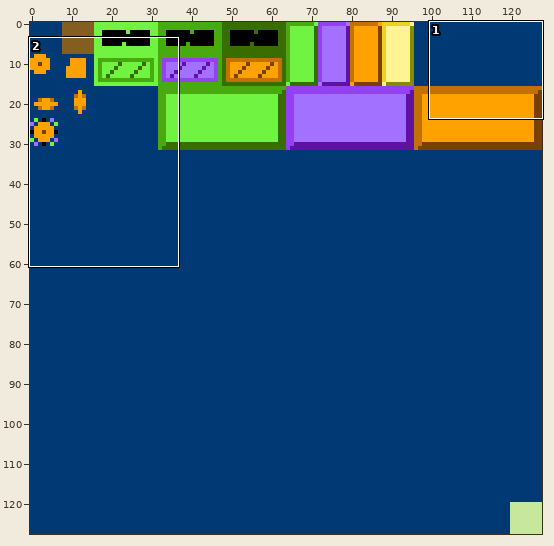
Pixel-art file, stored at tiles.aseprite. The picture above shows the old version from afar; the outline marks the close-up.
Close-up. The starting point:
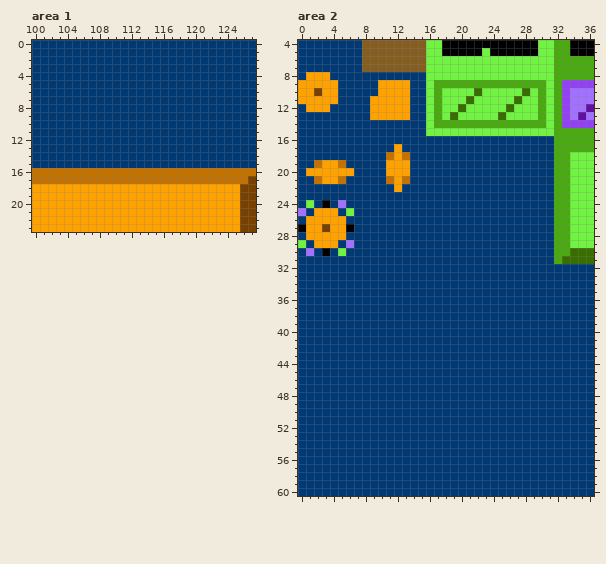
128x128 pixels, 1 frame. Shown: area 1: x 100..127, y 0..23; area 2: x 0..36, y 4..60.
After:
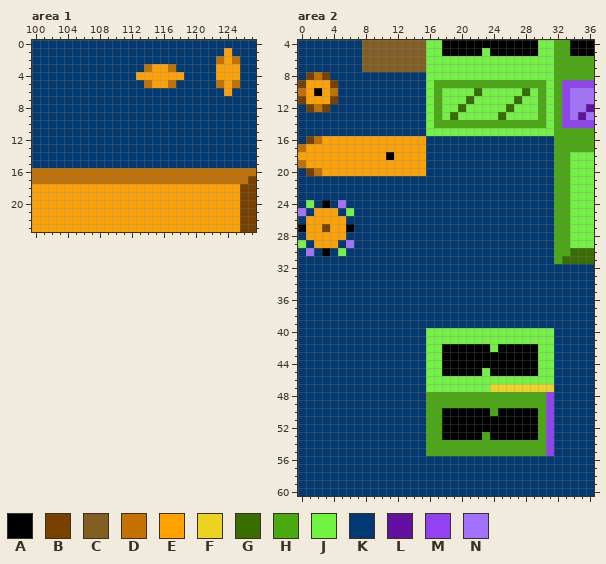
Palette (. is transparent): A #000000  B #794100  C #845e21  D #c37100  E #ffa200  F #ebd320  G #386d00  H #49aa10  J #71f341  K #003973  L #6110a2  M #9241f3  N #a271ff
From old to new:
Area 1, layer "Background":
y 1: x 124 K -> E
y 2: x 123..125 KKK -> DED
y 3: x 114..117 KKKK -> DEED; x 123..125 KKK -> EEE
y 4: x 113..118 KKKKKK -> EEEEEE; x 123..125 KKK -> EEE
y 5: x 114..117 KKKK -> DEED; x 123..125 KKK -> DED
y 6: x 124 K -> E
Area 2, layer "Background":
y 8: x 1..3 EEE -> BDB
y 9: x 0 E -> B; x 4 E -> B; x 10..13 EEEE -> KKKK
y 10: x 0 E -> D; x 2 B -> A; x 4 E -> D; x 10..13 EEEE -> KKKK
y 11: x 0 E -> B; x 4 E -> B; x 9..13 EEEEE -> KKKKK
y 12: x 1..3 EEE -> BDB; x 9..13 EEEEE -> KKKKK
y 13: x 9..13 EEEEE -> KKKKK
y 16: x 1..15 KKKKKKKKKKKKKKK -> BDEEEEEEEEEEEEE
y 17: x 0..11 KKKKKKKKKKKK -> DEEEEEEEEEEE; x 13..15 KKK -> EEE
y 18: x 0..11 KKKKKKKKKKKD -> EEEEEEEEEEEA; x 13..15 DKK -> EEE
y 19: x 0..2 KKD -> DEE; x 5..10 DKKKKK -> EEEEEE; x 14..15 KK -> EE
y 20: x 1..2 EE -> BD; x 7..10 KKKK -> EEEE; x 14..15 KK -> EE
y 21: x 2..5 DEED -> KKKK; x 11..13 DED -> KKK
y 22: x 12 E -> K
y 40..41: x 16..31 KKKKKKKKKKKKKKKK -> JJJJJJJJJJJJJJJJ
y 42: x 16..31 KKKKKKKKKKKKKKKK -> JJAAAAAAJAAAAAJJ
y 43..44: x 16..31 KKKKKKKKKKKKKKKK -> JJAAAAAAAAAAAAJJ
y 45: x 16..31 KKKKKKKKKKKKKKKK -> JJAAAAAJAAAAAAJJ
y 46: x 16..31 KKKKKKKKKKKKKKKK -> JJJJJJJJJJJJJJJJ
y 47: x 16..31 KKKKKKKKKKKKKKKK -> JJJJJJJJFFFFFFFF
y 48..49: x 16..31 KKKKKKKKKKKKKKKK -> HHHHHHHHHHHHHHHM
y 50: x 16..31 KKKKKKKKKKKKKKKK -> HHAAAAAAHAAAAAHM
y 51..52: x 16..31 KKKKKKKKKKKKKKKK -> HHAAAAAAAAAAAAHM
y 53: x 16..31 KKKKKKKKKKKKKKKK -> HHAAAAAHAAAAAAHM
y 54..55: x 16..31 KKKKKKKKKKKKKKKK -> HHHHHHHHHHHHHHHM
